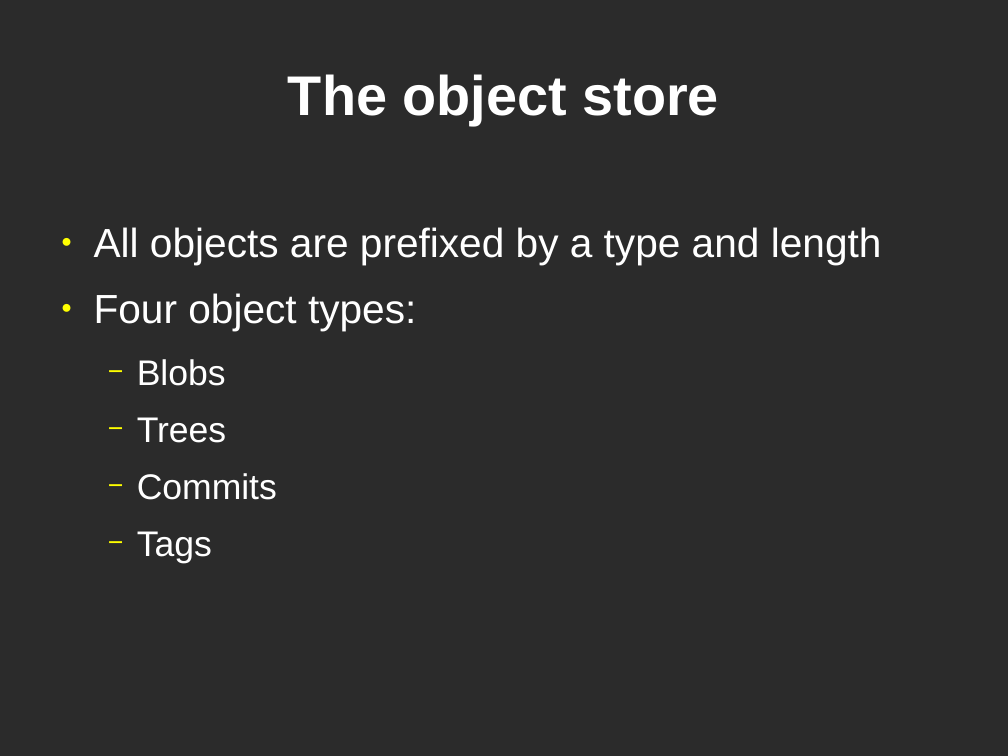
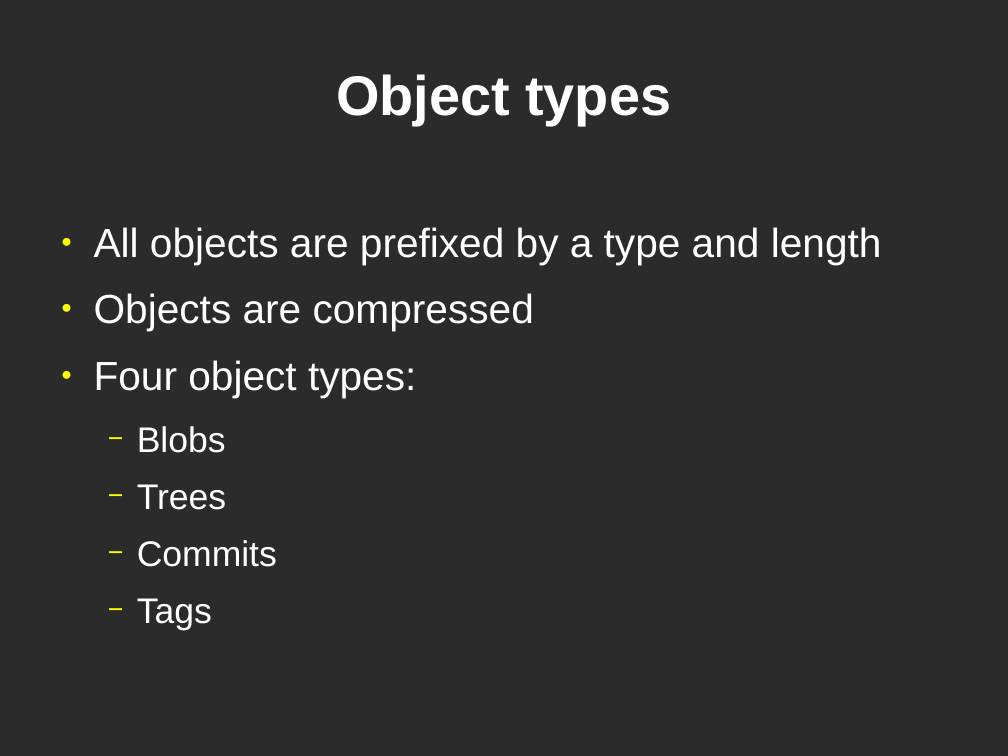
Before and after one commit to bjc/dvcs-git-slides, a slide deck: slide 6 of git.odp (slide 5 before the commit). Drawn at 1008x756 pixels with LibreOffice and Linux fonts; fonts in the diff are those of the drawing; background and template pictures are left out; a plain dark background stands for a picture behind light text. Boxes give left, top, right and bottom in pixels: in the first picture for what was removed or moved away, otherwise in the second. Text is boxed around its words. In the diff, an @@ line names an element or a change of style, - is before the commit and + after.

```diff
--- a/git.odp
+++ b/git.odp
@@ title at <box>336,74,671,125</box>: text changed @@
-The object store
+Object types
@@ text at <box>94,293,534,331</box>: paragraph added @@
+● Objects are compressed
```
Also in this commit, not shown: 5 other slides changed, 5 slides added, 1 slide removed.
